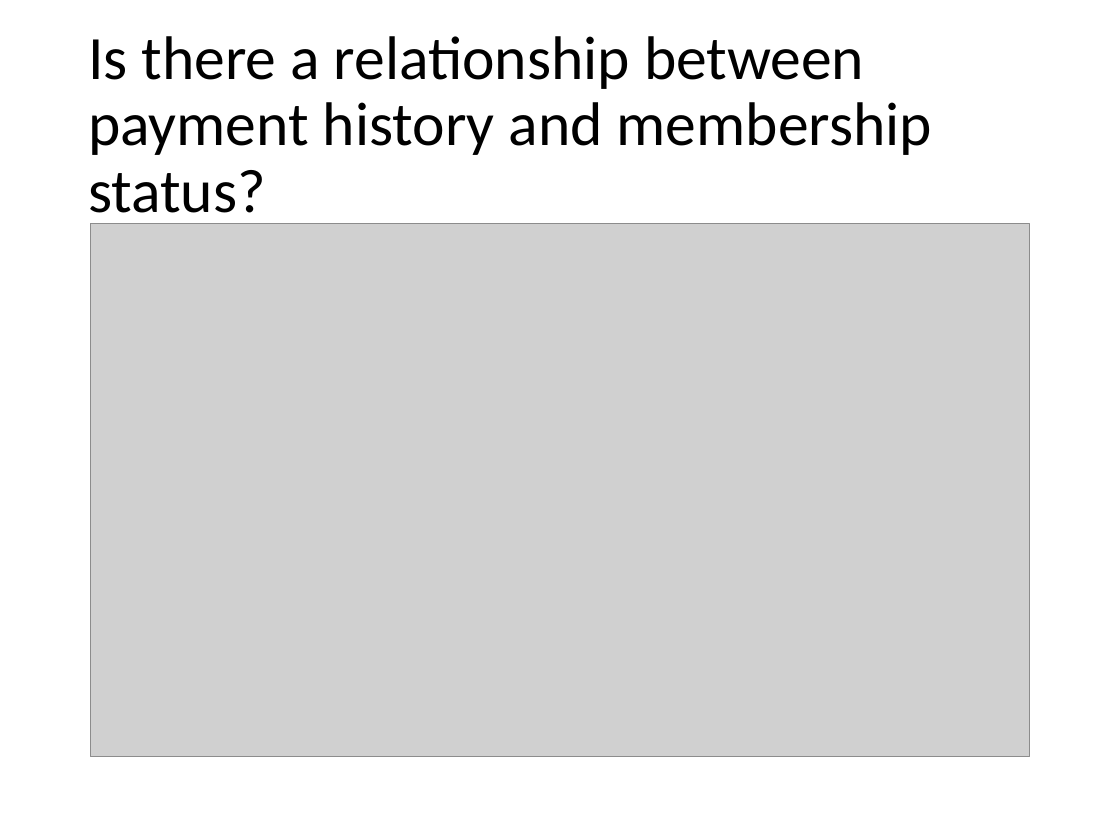
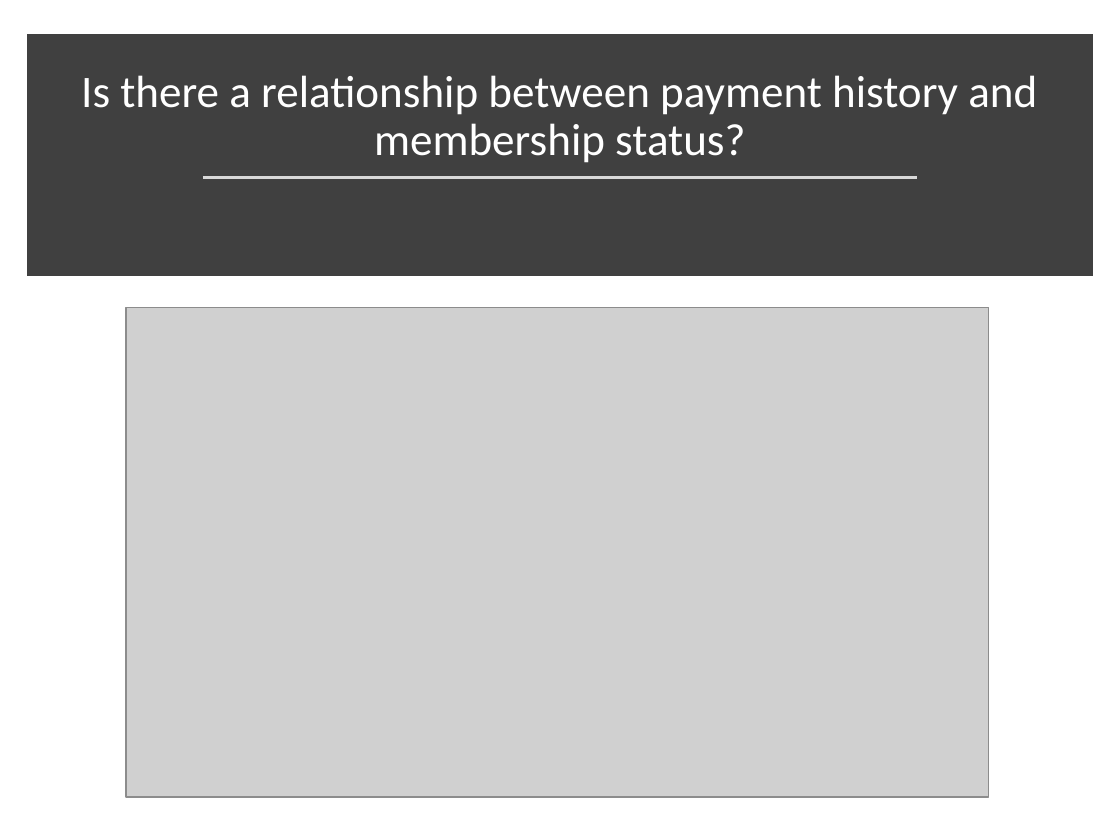
Before and after one commit to MarkovCredit/FinalPush_Churn, a slide deck: slide 18 of project outline.pptx (slide 17 before the commit). Drawn at 1120x840 pixels with LibreOffice and Linux fonts; fonts in the diff are those of the drawing; grey boxes stand for pictures. Boxes give left, top, right and bottom in pixels: in the first picture for what was removed or moved away, otherwise in the second. Text is boxed around its words. In the diff, an @@ line names an element or a change of style, - is before the commit and + after.

```diff
--- a/project outline.pptx
+++ b/project outline.pptx
@@ rectangle added at [35, 43, 1085, 269], fill #404040, outline #404040 10 pt @@
@@ title "Is there a relationship between ...": place and size @@
-title "Is there a relationship between ..." at [88, 36, 932, 227]
+title "Is there a relationship between ..." at [81, 75, 1037, 163]
@@ title "Is there a relationship between ..." at [81, 75, 1037, 163]: size 39.6 to 29 pt, text colour #000000 to #FFFFFF; alignment left to centre; vertical alignment middle to bottom @@
@@ line added from (203, 177) to (917, 177), #D9D9D9 1.75 pt @@
@@ picture: place and size @@
-picture at [90, 224, 1029, 757]
+picture at [127, 307, 989, 796]
```
Also in this commit, not shown: 4 other slides changed, 4 slides added, 1 slide removed.
